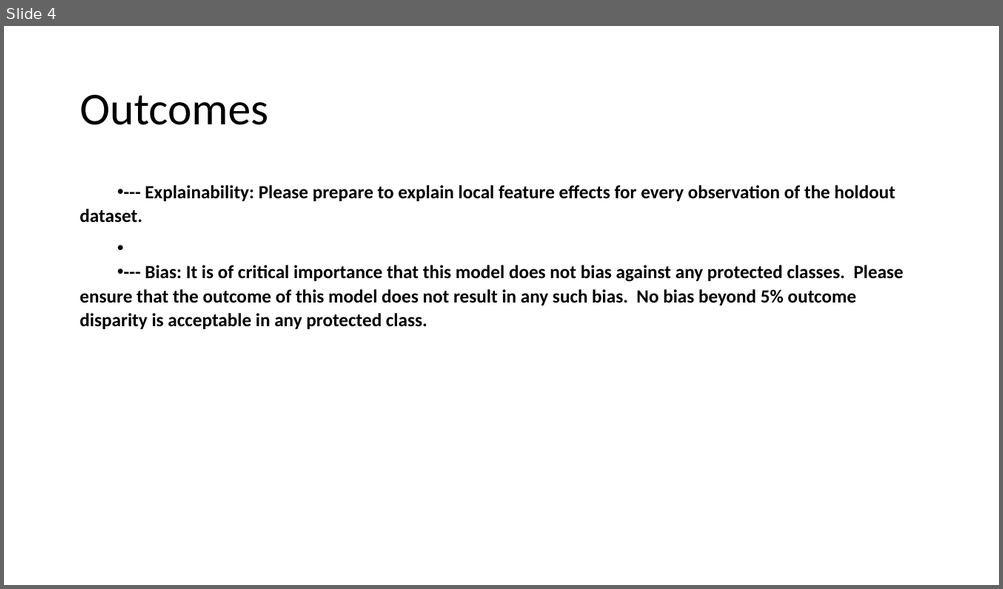
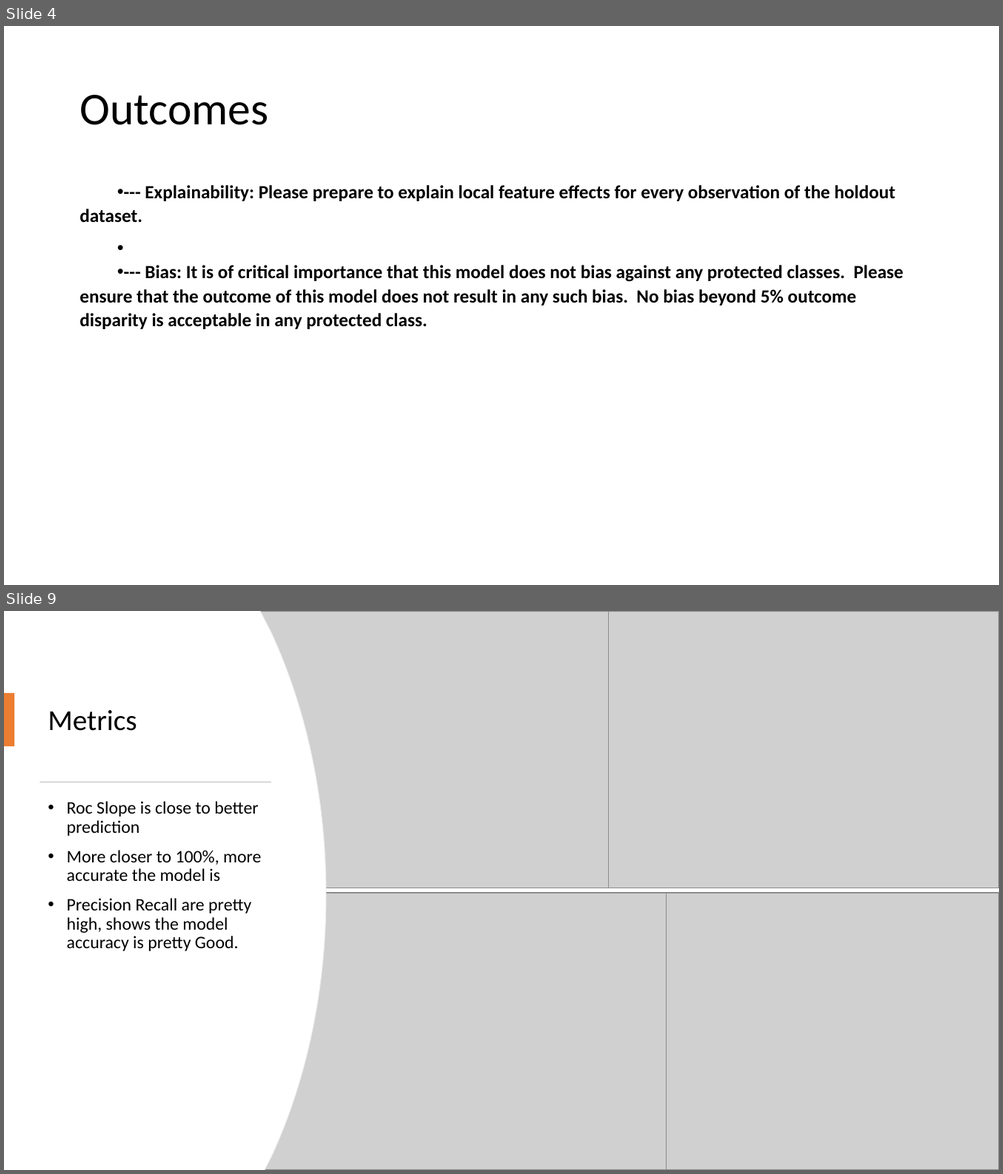
Before and after one commit to balakreshnan/DSinsider2020, a slide deck: insidermidway/Challenge B/Employee Turnover.pptx. Shown one above the other, each under a label of ours: slide 4 before the commit, slides 4 and 9 after it; the slides between them are not shown. The pictures are 1003x589 and 1003x1174 pixels, drawn with LibreOffice and Linux fonts; fonts in the diff are those of the drawing; grey boxes stand for pictures. Boxes give left, top, right and bottom in pixels: in the first picture for what was removed or moved away, otherwise in the second. Text is boxed around its words. In the diff, an @@ line names an element or a change of style, - is before the commit and + after.

```diff
--- a/insidermidway/Challenge B/Employee Turnover.pptx
+++ b/insidermidway/Challenge B/Employee Turnover.pptx
@@ slide 9 added at <box>4,611,999,1170</box>, background #FFFFFF @@
@@ freeform shape added at <box>4,611,327,1170</box>, fill #FFFFFF, outline #EFEFEF 0.75 pt @@
@@ freeform shape added at <box>4,611,326,1170</box>, fill #FFFFFF @@
@@ picture added at <box>260,611,666,889</box> @@
@@ picture added at <box>609,611,999,889</box> @@
@@ rectangle added at <box>4,693,14,747</box>, fill #ED7D31 @@
@@ title added at <box>48,710,136,731</box>, 28 pt, text #000000 @@
+Metrics
@@ rectangle added at <box>40,782,271,783</box>, fill #D5D5D5 @@
@@ text added at <box>67,801,261,951</box>, 17 pt, text #000000 @@
+• Roc Slope is close to better prediction
+• More closer to 100%, more accurate the model is
+• Precision Recall are pretty high, shows the model accuracy is pretty Good.
@@ picture added at <box>264,893,666,1170</box> @@
@@ picture added at <box>606,893,999,1170</box> @@
```
Also in this commit, not shown: 14 other slides added, 1 other file.
